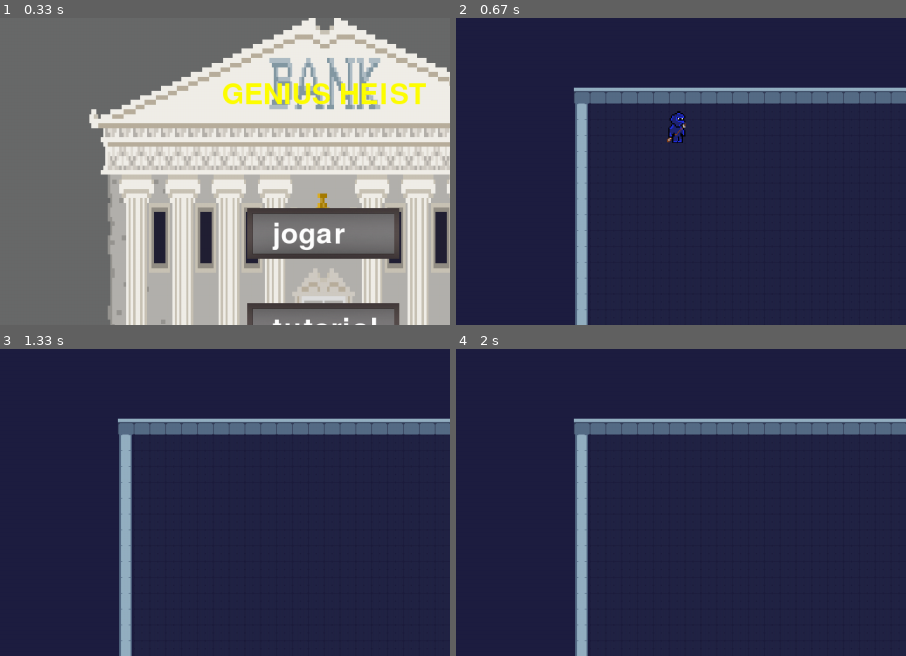
Above: before the commit, frames 1-4 (two rows, left to right).
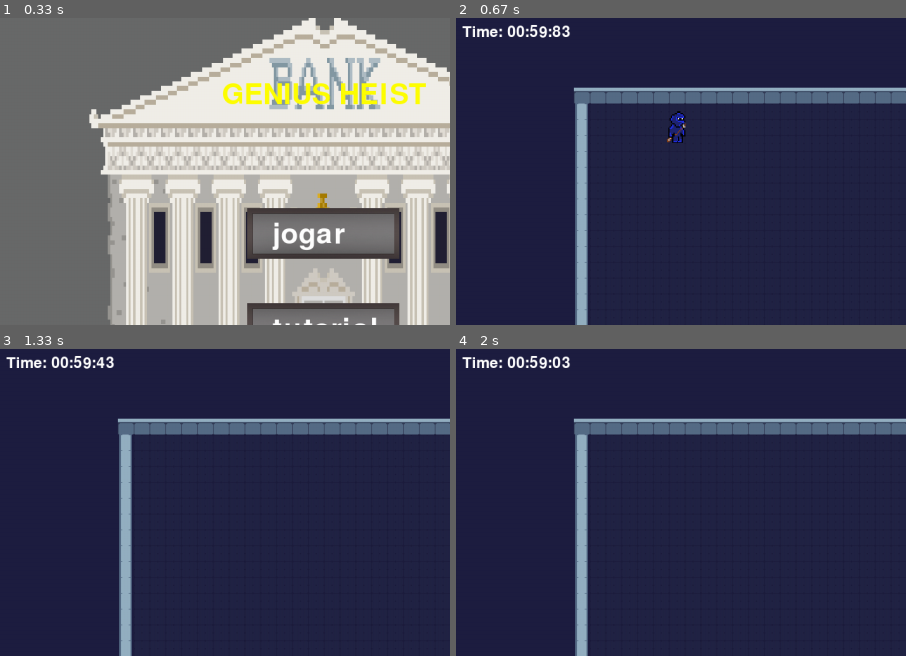
Above: after the commit, the same moments.

Repository: insper-classroom/devlife-23-1-projeto-pygame-gustavoc_sarti
Game: pygame game, started from main.py
Two runs of this game, one before a commit and one after it. Both use one fixed random seed, a clock stepped at 60 frames per second and the inputs below.
Inputs (mouse positions are % of the whole screen's width and height, from its top left):
- Up to frame 1 (0.33 s): no input
- Up to frame 2 (0.67 s): click "jogar" at 0.38 s
- Up to frame 3 (1.33 s): hold Right 0.67-1.13 s; move the mouse to (46, 54) at 0.7 s; hold Up from 1.17 s (still down); hold W from 1.17 s (still down)
- Up to frame 4 (2 s): release Up at 1.47 s; release W at 1.47 s; hold Right 1.5-1.97 s; hold D 1.5-1.97 s
The pictures show only the part of the screen within x 0-50%, y 0-50%; the shares and areas given below are measured in that part.

Frame 1 is identical in both runs. In frame 2, 0.5% of the frame differs, in the area x 1-26%, y 2-7%; in frame 3, 0.5%; in frame 4, 0.5%.

Commit message:
timer shown as intended on screen

Diff:
--- a/game.py
+++ b/game.py
@@ -11,11 +11,18 @@
 
     def time(self):
         self.start -= 1
-        print(self.start)
         if self.start <= 0:
             return False
         return True
+    #GPT
+    def get_time_string(self):
+        remaining_time = max(0, self.start)
+        minutes = remaining_time // 6000
+        seconds = (remaining_time // 100) % 60
+        milliseconds = remaining_time % 100
+        return f"Time: {minutes:02d}:{seconds:02d}:{milliseconds:02d}"
 
+    #----
 
 class Game:
     def __init__(self):
@@ -60,6 +67,13 @@
         self.walls.draw(self.window)
         self.sprites.draw(self.window)
         self.players.draw(self.window)
+        #GPT + stackoverflow
+        time_text = self.timer.get_time_string()
+        font = pygame.font.Font(None, 36)
+        time_text = self.timer.get_time_string()
+        text = font.render(time_text, True, (255, 255, 255))
+        self.window.blit(text, (10, 10))
+        #-------------------
         pygame.display.update()
 
     def start(self):
--- a/timer.py
+++ /dev/null
@@ -1,15 +0,0 @@
-import pygame
-import time
-
-class Timer:
-
-    def __init__(self):
-        self.clock = pygame.time.Clock()
-        self.start = 6000
-        self.clock.tick(100)
-
-    def time(self):
-        self.start -= 1
-        if self.start <= 0:
-            return False
-        return True
